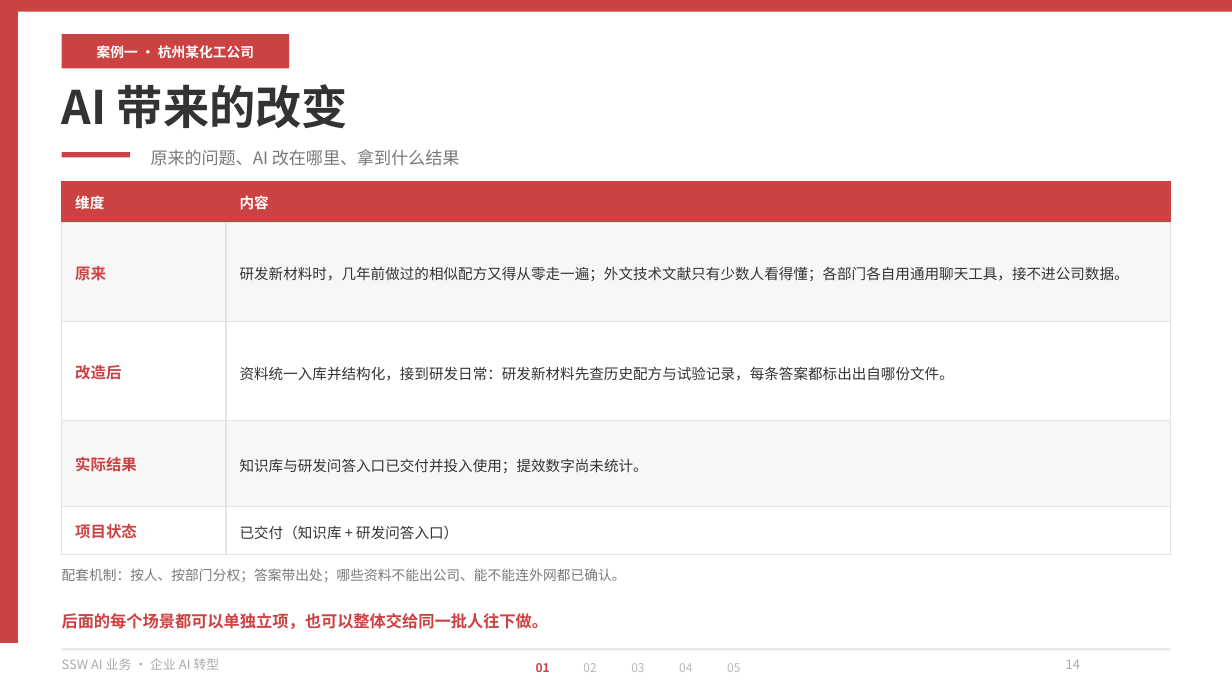
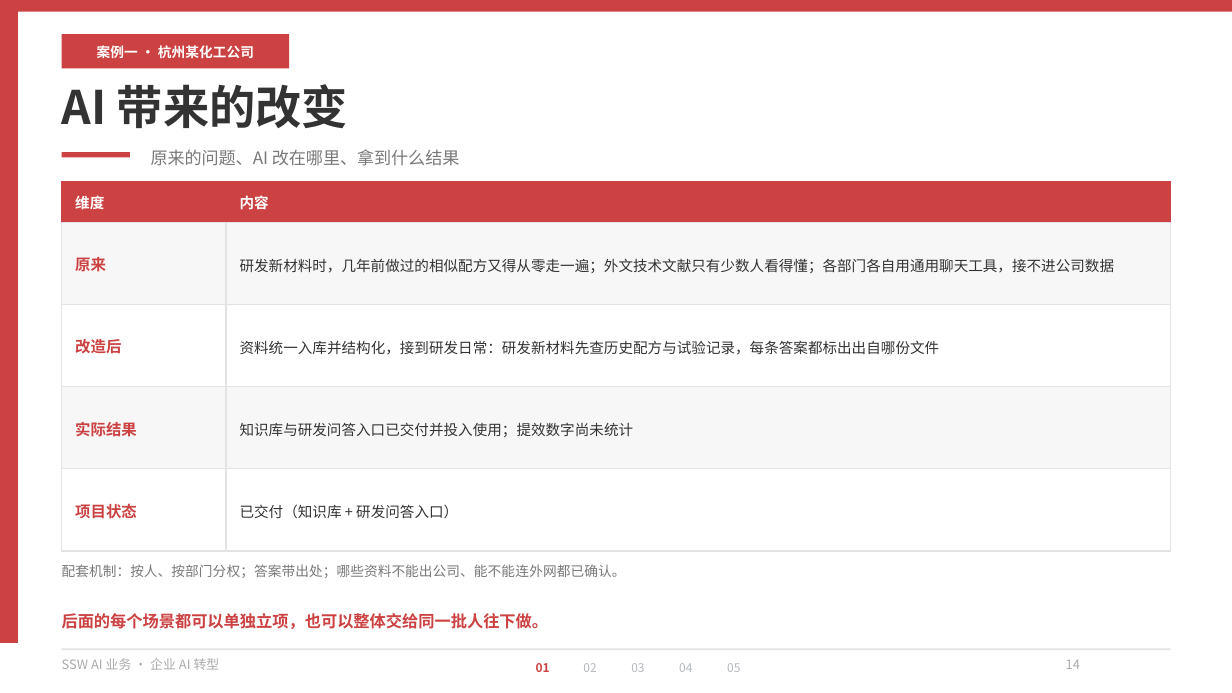
Before and after one commit to hveraus/ssw-business, a slide deck: slide 14 of SSW AI 业务_v2/SSW AI 业务_v3.pptx. Drawn at 1232x693 pixels with LibreOffice and Linux fonts; fonts in the diff are those of the drawing. Boxes give left, top, right and bottom in pixels: in the first picture for what was removed or moved away, otherwise in the second. Text is boxed around its words. In the diff, an @@ line names an element or a change of style, - is before the commit and + after.

```diff
--- a/SSW AI 业务_v2/SSW AI 业务_v3.pptx
+++ b/SSW AI 业务_v2/SSW AI 业务_v3.pptx
@@ rectangle: place and size @@
-rectangle at (62,223,225,323)
+rectangle at (62,223,225,306)
@@ text "原来": place and size @@
-text "原来" at (75,266,106,280)
+text "原来" at (75,257,106,271)
@@ rectangle: place and size @@
-rectangle at (225,223,1170,323)
+rectangle at (225,223,1170,306)
@@ text at (240,258,1115,273): text changed @@
-研发新材料时，几年前做过的相似配方又得从零走一遍；外文技术文献只有少数人看得懂；各部门各自用通用聊天工具，接不进公司数据。
+研发新材料时，几年前做过的相似配方又得从零走一遍；外文技术文献只有少数人看得懂；各部门各自用通用聊天工具，接不进公司数据
@@ rectangle: place and size @@
-rectangle at (62,322,225,421)
+rectangle at (62,304,225,387)
@@ text "改造后": place and size @@
-text "改造后" at (75,365,121,380)
+text "改造后" at (75,339,121,354)
@@ rectangle: place and size @@
-rectangle at (225,322,1170,421)
+rectangle at (225,304,1170,387)
@@ text at (240,340,940,355): text changed @@
-资料统一入库并结构化，接到研发日常：研发新材料先查历史配方与试验记录，每条答案都标出出自哪份文件。
+资料统一入库并结构化，接到研发日常：研发新材料先查历史配方与试验记录，每条答案都标出出自哪份文件
@@ 2 rectangles, 1 text: place and size @@
-2 rectangles, 1 text at (62,421,1170,506)
+2 rectangles, 1 text at (62,387,1170,469)
@@ text at (240,422,634,437): text changed @@
-知识库与研发问答入口已交付并投入使用；提效数字尚未统计。
+知识库与研发问答入口已交付并投入使用；提效数字尚未统计
@@ rectangle: place and size @@
-rectangle at (62,506,225,554)
+rectangle at (62,469,225,552)
@@ text "项目状态": place and size @@
-text "项目状态" at (75,524,137,539)
+text "项目状态" at (75,504,137,519)
@@ rectangle: place and size @@
-rectangle at (225,506,1170,554)
+rectangle at (225,469,1170,552)
@@ text "已交付（知识库 + 研发问答入口）": place and size @@
-text "已交付（知识库 + 研发问答入口）" at (240,525,458,540)
+text "已交付（知识库 + 研发问答入口）" at (240,504,458,519)
@@ text "配套机制：按人、按部门分权；答案带出处；哪些资料不能出公司、能不能连外网都已确认。": place and size @@
-text "配套机制：按人、按部门分权；答案带出处；哪些资料不能出公司、能不能连外网都已确认。" at (62,568,626,582)
+text "配套机制：按人、按部门分权；答案带出处；哪些资料不能出公司、能不能连外网都已确认。" at (62,564,626,578)
```
Also in this commit, not shown: 30 other slides changed, 1 slide added, 4 other files.
